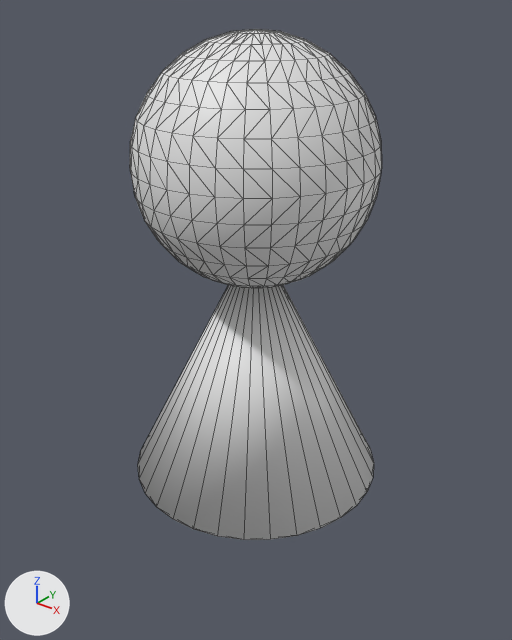
One commit to the OBJ model Resources/player/player.obj: the scene before it, then after it.
Rendered twice from a 50 mm camera at (2.78, -3.48, 3.35) aimed at (-0.07, 0.09, 1.13). The lights are fixed; the arrows at lower left show +X, +Y and +Z. Mesh edges are drawn as thin lines. Materials are left out; every surface is plain grey. Where no turn or scale is listed for an object, it has been applied to the vertices.

Objects in the first picture: '円錐'.
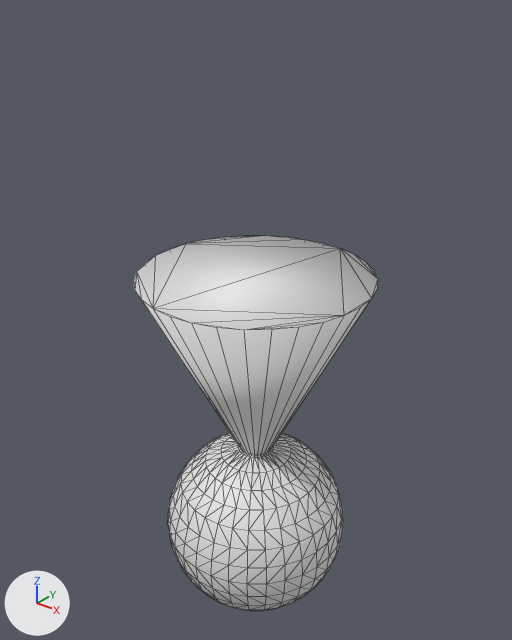
Boxes (x1, y1, x2, y2) around the edits, measured in the pictures (512 x 640 px; the box of a moved part takes in the faces that stretch with it):
'円錐', reshaped (27% shorter): before (130, 29, 382, 540); after (133, 236, 378, 611)
part 1 of me_円錐, moved or reshaped: before (130, 29, 382, 288); after (168, 433, 344, 611)
part 2 of me_円錐, moved or reshaped: before (138, 285, 374, 540); after (133, 236, 378, 456)

The change, as a diff of the scene's bpy script:
```diff
--- a/Resources/player/player.obj.py
+++ b/Resources/player/player.obj.py
@@ me_円錐 @@
 me_円錐.from_pydata(...)  # 515 vertices, 1022 faces; spans x -0.9..0.9, y -0.9..0.9, z 0.02..3.07
 # used by ob_円錐; location = (0.0, 0.0, 0.0)
+# me_円錐 part 1: the loose piece of 482 vertices spanning x -0.78..0.78, y -0.78..0.78, z 1.5..3.07 is turned -180 degrees about the y axis through its middle and scaled by 0.895, then moved by (0.0, 0.0, -2.85)
+# me_円錐 part 2: the loose piece of 33 vertices spanning x -0.9..0.9, y -0.9..0.9, z 0.02..1.82 is turned -180 degrees about the y axis through its middle and scaled by 0.913, then moved by (0.0, 0.0, -0.22)
```
